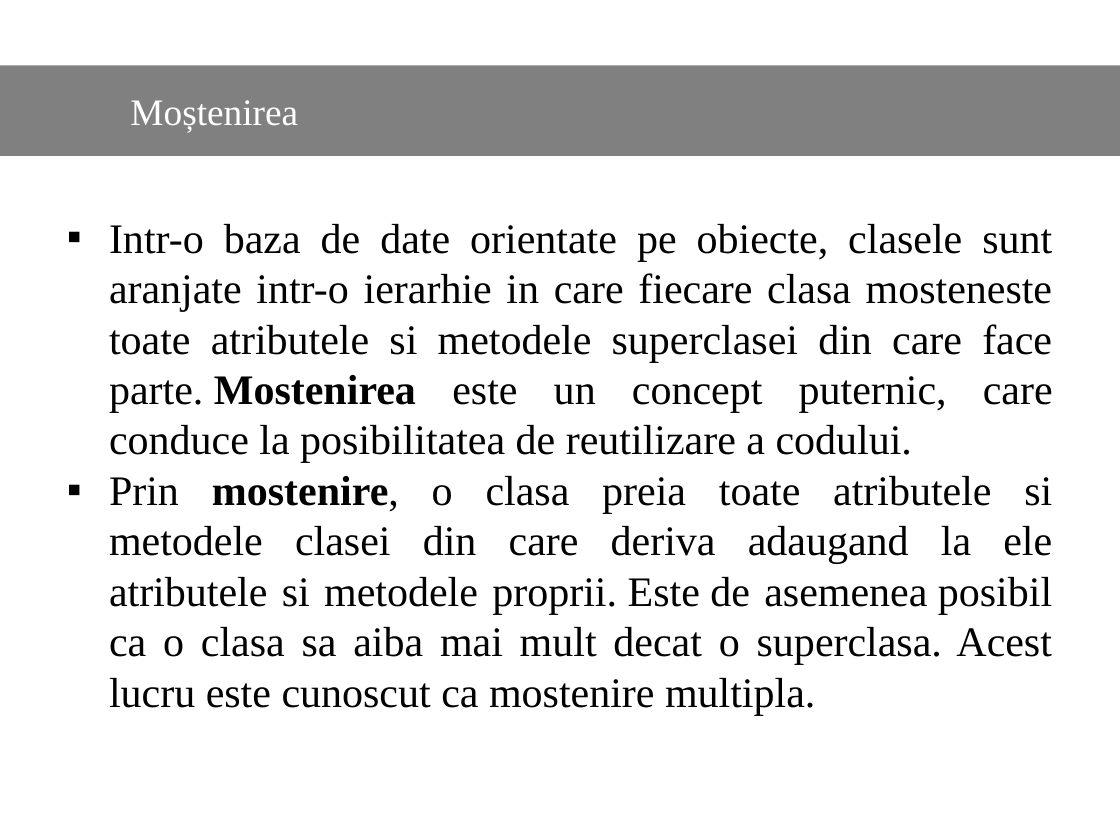
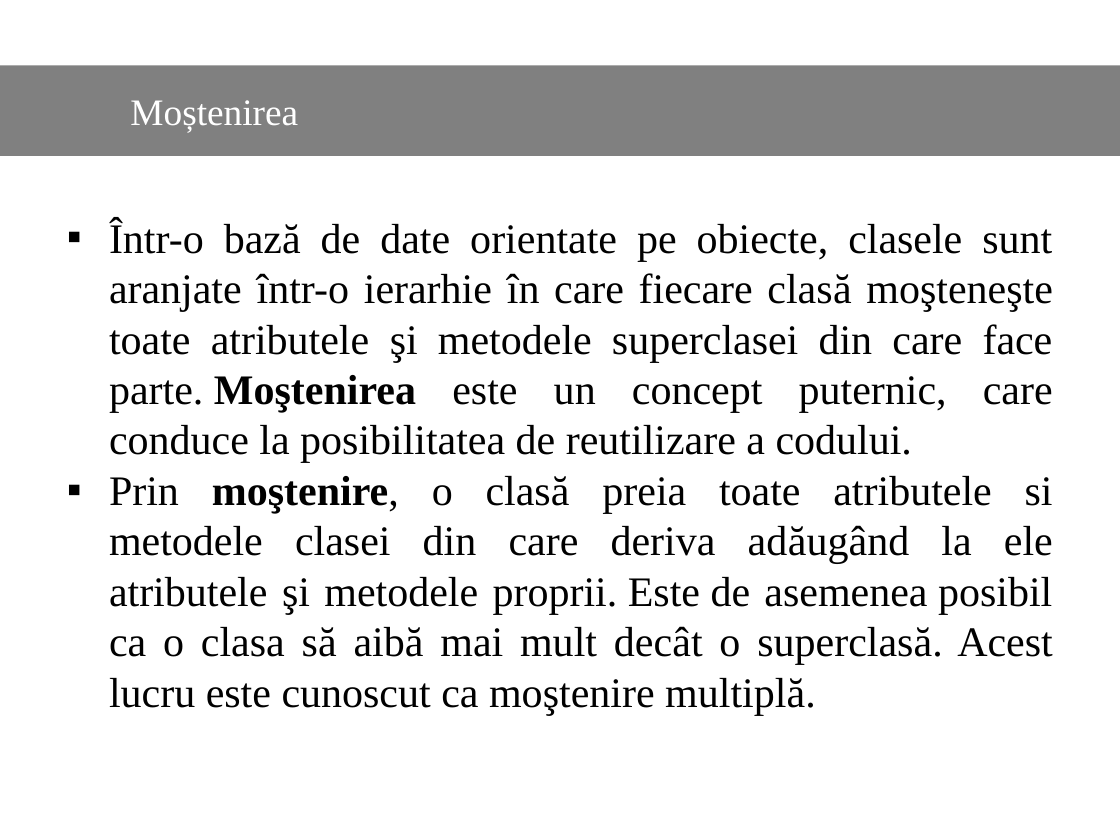
Before and after one commit to Dani25/BDOO, a slide deck: slide 17 of bdoo.pptx. Drawn at 1120x840 pixels with LibreOffice and Linux fonts; fonts in the diff are those of the drawing. Boxes give left, top, right and bottom in pixels: in the first picture for what was removed or moved away, otherwise in the second. Text is boxed around its words. In the diff, an @@ line names an element or a change of style, - is before the commit and + after.

```diff
--- a/bdoo.pptx
+++ b/bdoo.pptx
@@ text at box(109, 220, 1053, 716): text changed @@
-▪ Intr-o baza de date orientate pe obiecte, clasele sunt aranjate intr-o ierarhie in care fiecare clasa mosteneste toate atributele si metodele superclasei din care face parte. Mostenirea este un concept puternic, care conduce la posibilitatea de reutilizare a codului.
-▪ Prin mostenire, o clasa preia toate atributele si metodele clasei din care deriva adaugand la ele atributele si metodele proprii. Este de asemenea posibil ca o clasa sa aiba mai mult decat o superclasa. Acest lucru este cunoscut ca mostenire multipla.
+▪ Într-o bază de date orientate pe obiecte, clasele sunt aranjate într-o ierarhie în care fiecare clasă moşteneşte toate atributele şi metodele superclasei din care face parte. Moştenirea este un concept puternic, care conduce la posibilitatea de reutilizare a codului.
+▪ Prin moştenire, o clasă preia toate atributele si metodele clasei din care deriva adăugând la ele atributele şi metodele proprii. Este de asemenea posibil ca o clasa să aibă mai mult decât o superclasă. Acest lucru este cunoscut ca moştenire multiplă.
```
Also in this commit, not shown: 13 other slides changed.
